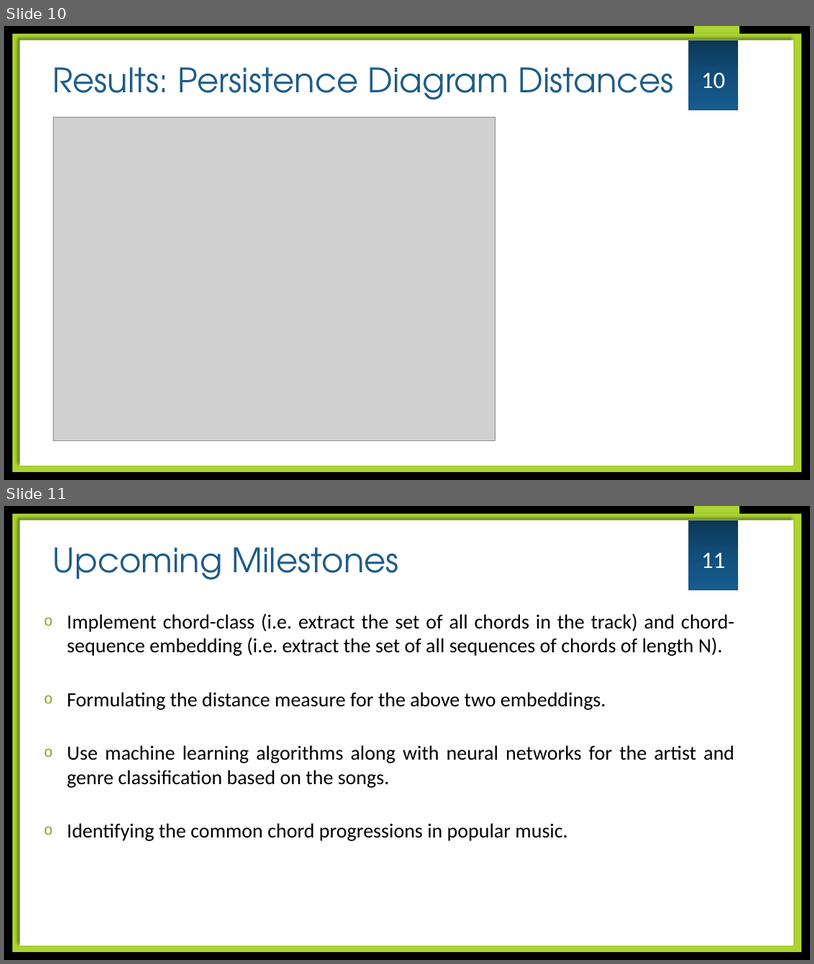
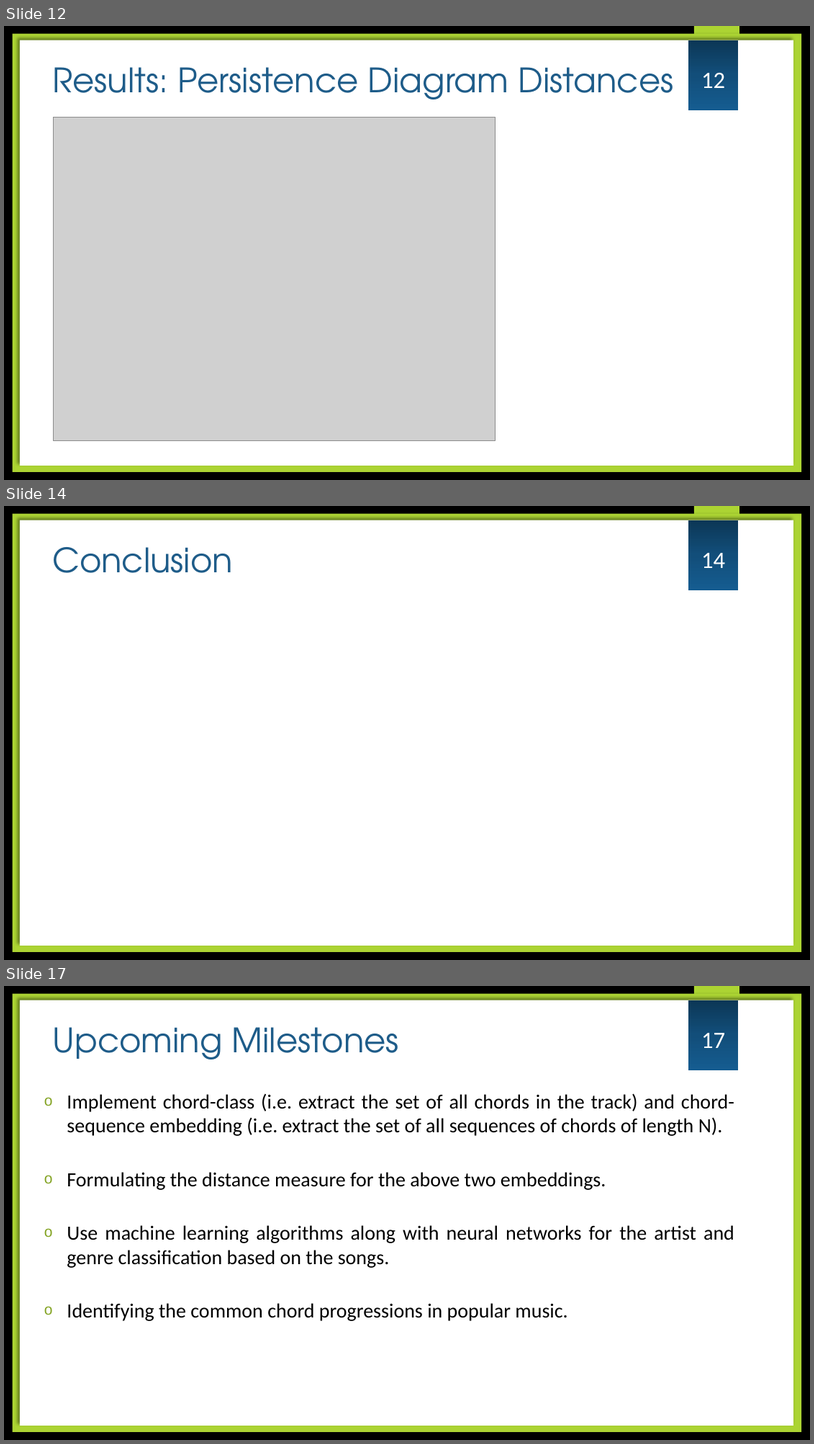
Before and after one commit to yashgangrade09/Topology-of-Music, a slide deck: Final Report/Final Presentation.pptx. Shown one above the other, each under a label of ours: slides 10 and 11 before the commit, slides 12, 14 and 17 after it; the slides between them are not shown. The pictures are 814x964 and 814x1444 pixels, drawn with LibreOffice and Linux fonts; fonts in the diff are those of the drawing; grey boxes stand for pictures; background and template pictures are left out. Boxes give left, top, right and bottom in pixels: in the first picture for what was removed or moved away, otherwise in the second. Text is boxed around its words. In the diff, an @@ line names an element or a change of style, - is before the commit and + after.

```diff
--- a/Final Report/Final Presentation.pptx
+++ b/Final Report/Final Presentation.pptx
@@ slide 14 added at bbox=[4, 506, 810, 960], background picture (left out); not listed: 1 template element that a slide beside it also shows @@
@@ rectangle added at bbox=[13, 514, 802, 952], fill #ACD433 @@
@@ rectangle added at bbox=[20, 520, 794, 945], fill #FFFFFF @@
@@ rectangle added at bbox=[689, 520, 738, 590], fill gradient #0D3756 to #134F7A to #165D91 @@
@@ text added at bbox=[52, 547, 233, 573], 40 pt, text #1E5C89 @@
+Conclusion
@@ page number added at bbox=[702, 553, 725, 568], 28 pt, text #FFFFFF @@
+14
@@ what was slide 10 is now slide 12 @@
@@ page number at bbox=[702, 73, 725, 88]: text changed @@
-10
+12
@@ what was slide 11 is now slide 17 @@
@@ page number at bbox=[702, 1033, 725, 1048]: text changed @@
-11
+17
```
Also in this commit, not shown: 1 slide changed, 6 other slides added, 1 slide removed, 1 other file.
